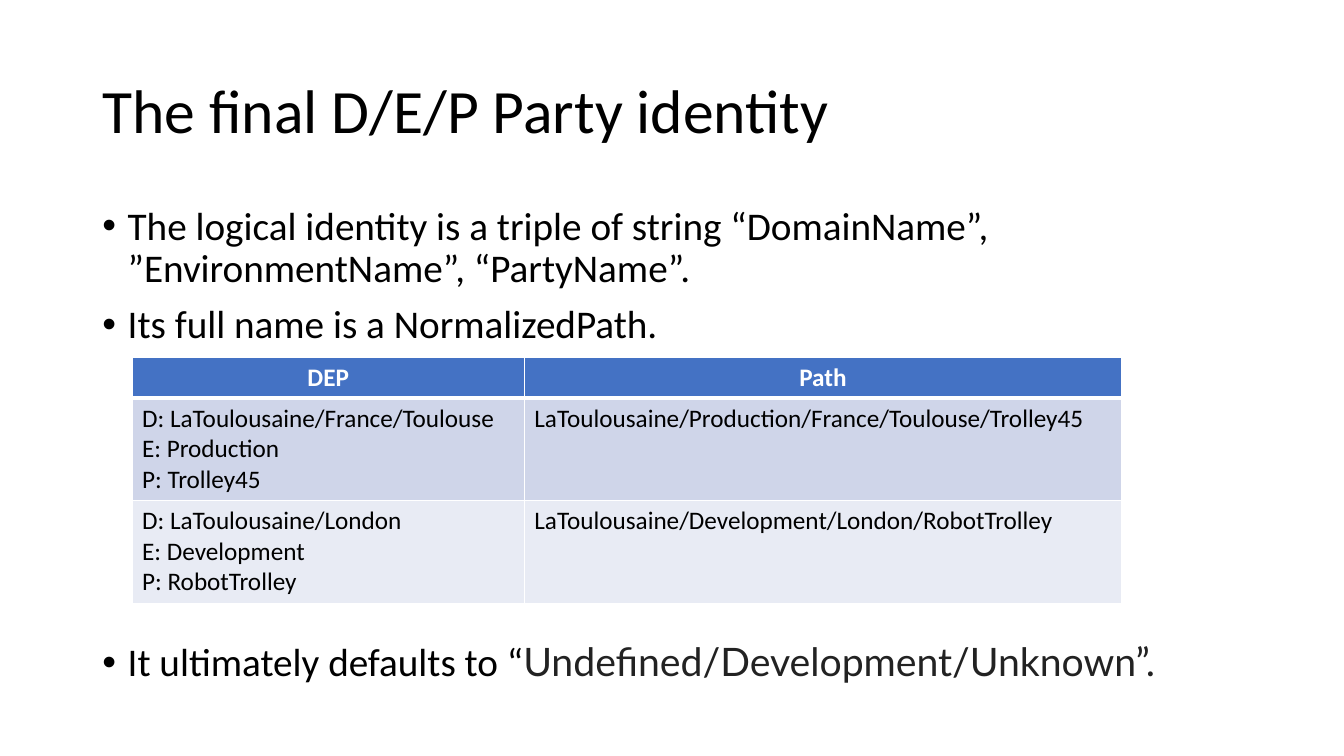
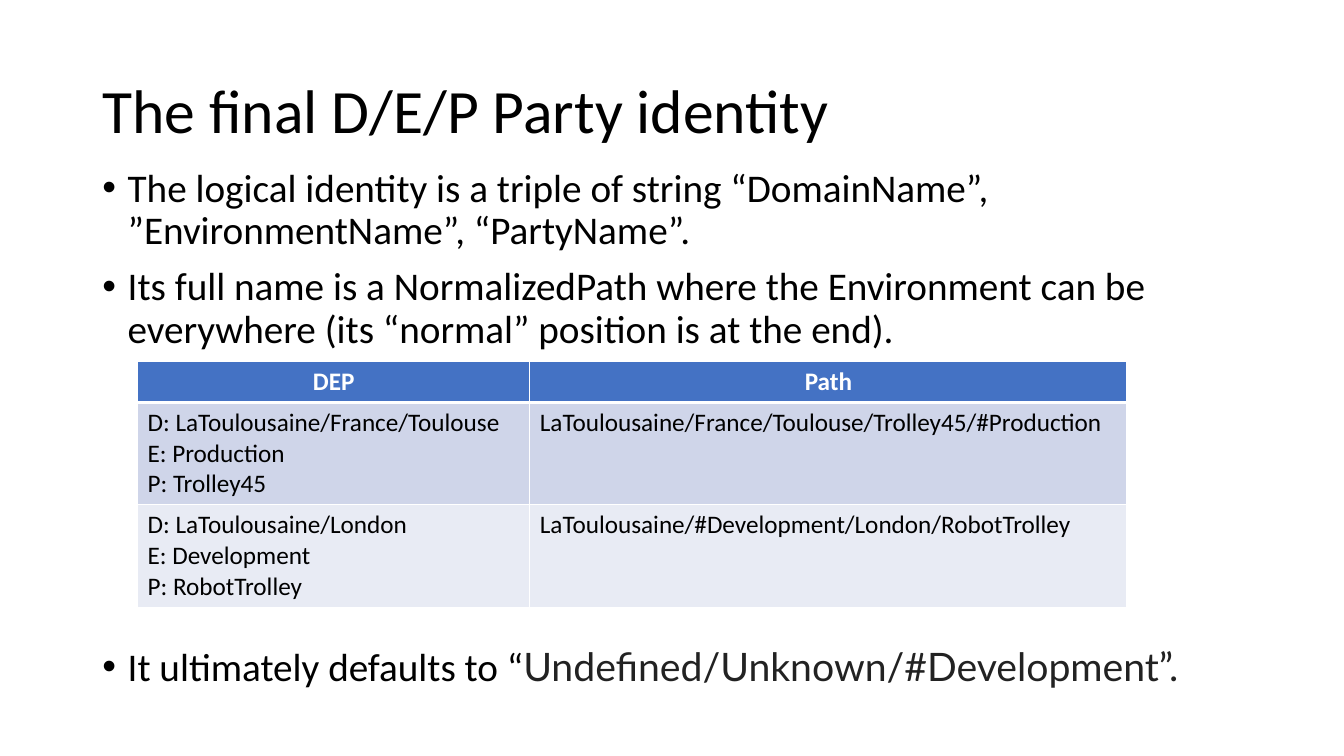
Before and after one commit to signature-opensource/CK-AppIdentity-Transport, a slide deck: slide 16 of Doc/CK-AppIdentity.pptx. Drawn at 1344x756 pixels with LibreOffice and Linux fonts; fonts in the diff are those of the drawing. Boxes give left, top, right and bottom in pixels: in the first picture for what was removed or moved away, otherwise in the second. Text is boxed around its words. In the diff, an @@ line names an element or a change of style, - is before the commit and + after.

```diff
--- a/Doc/CK-AppIdentity.pptx
+++ b/Doc/CK-AppIdentity.pptx
@@ text "The logical identity is a ...": place and size @@
-text "The logical identity is a ..." at (128, 212, 1155, 683)
+text "The logical identity is a ..." at (128, 174, 1178, 688)
@@ text at (128, 272, 1178, 688): text changed @@
-• Its full name is a NormalizedPath.
-• It ultimately defaults to “Undefined/Development/Unknown”.
+• Its full name is a NormalizedPath where the Environment can be everywhere (its “normal” position is at the end).
+• It ultimately defaults to “Undefined/Unknown/#Development”.
@@ table at (137, 362, 1127, 606) @@
-row 2, column 2: LaToulousaine/Production/France/Toulouse/Trolley45
+row 2, column 2: LaToulousaine/France/Toulouse/Trolley45/#Production
-row 3, column 2: LaToulousaine/Development/London/RobotTrolley
+row 3, column 2: LaToulousaine/#Development/London/RobotTrolley
@@ table: place and size @@
-table at (132, 357, 1122, 601)
+table at (137, 362, 1127, 606)
```
Also in this commit, not shown: 13 other slides changed, 2 slides added, 19 other files.
